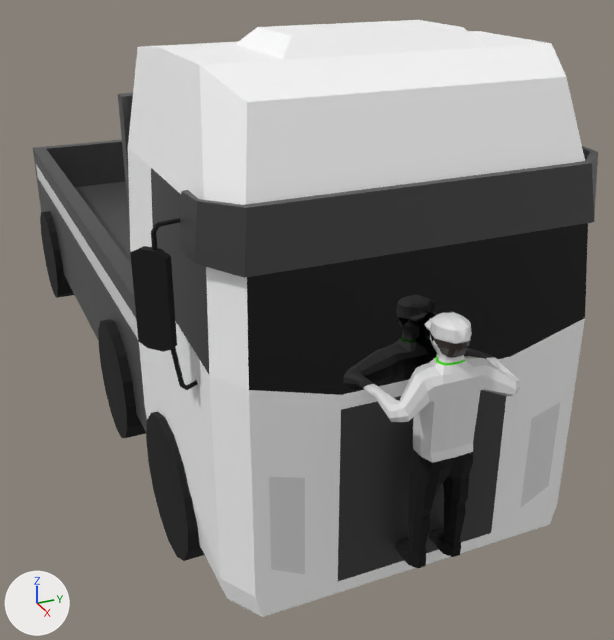
The FBX model Assets/Artes/Artes 3D/caminhao.fbx: old version first, new version second.
The view is the same before and after, from a 50 mm camera at (18.8, -12.4, 20.9) aimed at (-14.5, 2.5, 4.3). The axes (+X, +Y, +Z) are drawn at lower left. The lights are the same throughout. Where no turn or scale is listed for an object, it has been applied to the vertices.

Names of what the first picture shows: 'Cube', 'carroceria', 'cavalo', 'patriot', 'pneu2', 'pneu3', 'pneu6', 'retrovisorL', 'topo'.
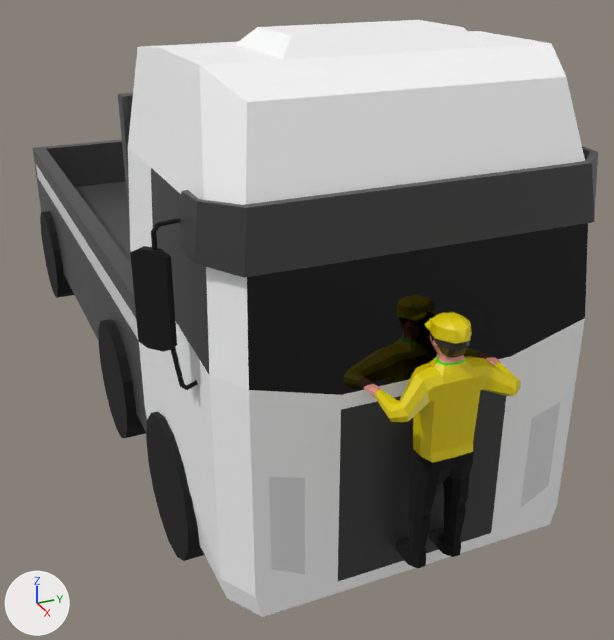
What the commit changed:
Material 'camisa' (mat_camisa) changes colour from white #e7e7e7 to yellow #e7d200; in linear values from (0.8, 0.8, 0.8) to (0.8, 0.647, 0.0).

Boxes (x1, y1, x2, y2) around the edits, measured in the pictures (614 x 640 px):
'patriot', recoloured (white to yellow)
    both: (364, 334, 521, 466)
'Cube', recoloured (white to yellow)
    both: (425, 312, 472, 344)
